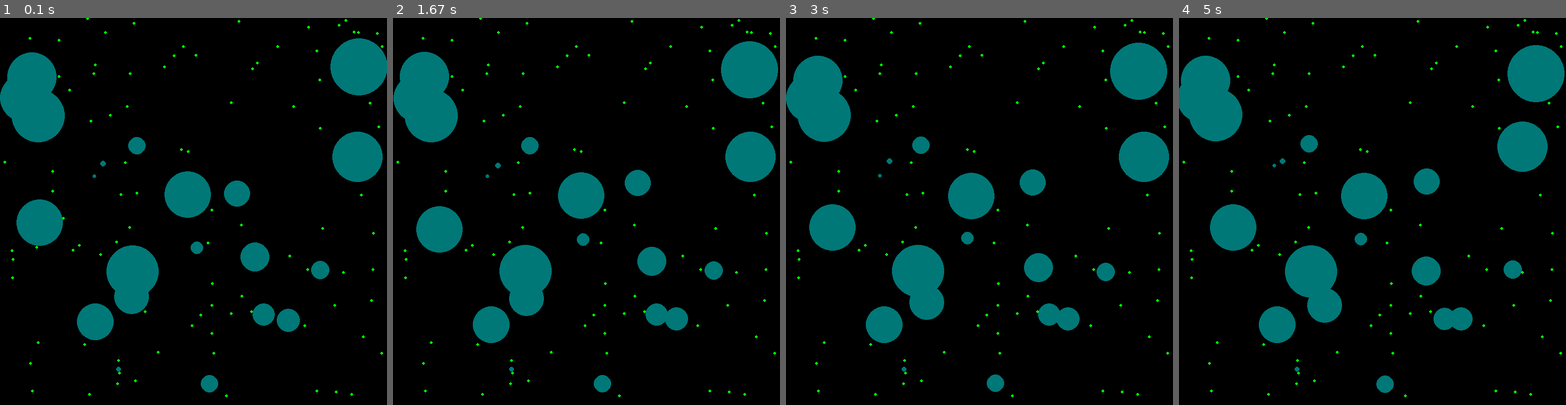
Above: before the commit, frames 1-4 (left to right).
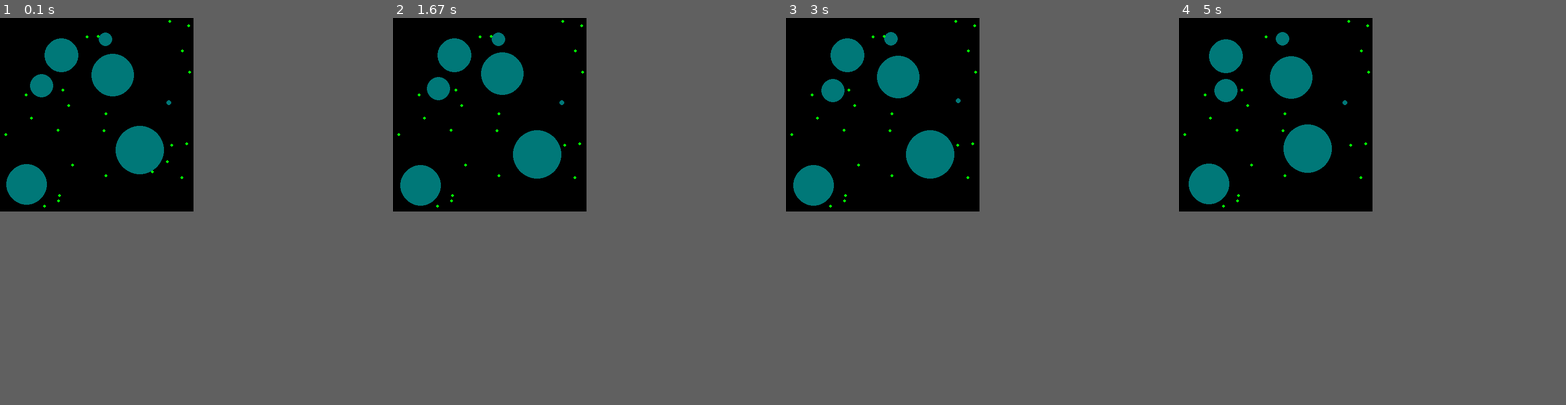
Above: after the commit, the same moments.

Repository: naranjujeli/programacion-sobre-redes-tp-4
Game: pygame game, started from main.py
The game is run twice, just before and just after one commit, with the same random seed, the same clock (stepped at 60 frames per second) and the same inputs.
Inputs:
- Up to frame 1 (0.1 s): no input
- Up to frame 2 (1.67 s): no input
- Up to frame 3 (3 s): no input
- Up to frame 4 (5 s): no input
In our replay, the window is 800x800 before the commit and 400x400 after it. These sizes can differ from the game's own. Grey fills any space a smaller window leaves; there, only what the larger window draws over its background counts as a difference.

The runs differ from the first frame. In frame 1, 16% of the frame differs, in the area x 0-100%, y 0-98%; in frame 2, 16%; in frame 3, 16%; in frame 4, 16%.

Commit message:
falta la funcion fitness de los cronopios

Diff:
--- a/cronopio.py
+++ b/cronopio.py
@@ -5,17 +5,21 @@
 
 class Cronopio:
 
-    def __init__(self, pos):
+    def __init__(self, window_size, a, b, t, frame):
 
         self.__id = uuid.uuid4()
         self.__inicial_life_duration = 10000
         self.__life = self.__inicial_life_duration
 
-        self.__pos = Vector(pos[0], pos[1])
+        self.__duration = 0
 
-        self.__a = self.__random_inicial_value()
-        self.__b = self.__random_inicial_value()
-        self.__t = randint(50, 60)
+        pos_x = randint(frame, window_size.x - frame)
+        pos_y = randint(frame, window_size.y - frame)
+        self.__pos = Vector(pos_x, pos_y)
+
+        self.__a = a
+        self.__b = b
+        self.__t = t
 
         self.__vel = self.__new_vel()
 
@@ -23,12 +27,21 @@
 
         self.__d = self.__get_diameter()
 
+        self.__alive = True
+
+    def __eq__(self, other):
+        return self.__id == other.id
+
     def fitness(self):
         pass
 
     def time(self, window_size):
 
         self.__life -= 1
+        self.__duration += 1
+        if self.__life == 0:
+            self.__alive = False
+            return
         self.__t_counter += 1
         if self.__t_counter % self.__t == 0:
             self.__t_counter = 0
@@ -87,8 +100,13 @@
 
         return d(y)*4
 
-    def __random_inicial_value(self):
-        return randint(-1, 1)
+    @property
+    def alive(self):
+        return self.__alive
+
+    @property
+    def duration(self):
+        return self.__duration
 
     @property
     def id(self):
--- a/main.py
+++ b/main.py
@@ -3,13 +3,18 @@
 
 def main():
 
-    width = 800
-    height = 800
-    food = 100
-    generation_size = 21
+    width = 400
+    height = 400
+    food = 30
+    generation_size = 7
 
     p = PygameSimulation(width, height, food, generation_size)
-    p.start()
+    final_generation = 15
+    counter = 0
+    while counter <= final_generation:
+        p.cicle()
+        counter += 1
+
 
 if __name__ == "__main__":
     main()
--- a/pygame_simulation.py
+++ b/pygame_simulation.py
@@ -11,10 +11,10 @@
         self.__window = self.__get_window(self.__size.get)
         pygame.display.set_caption("Simulacion Evolutiva")
 
-        self.__generations = []
         self.__running = False
+        self.__new_generation = []
 
-    def simulate(self, generation):
+    def simulate(self):
 
         pygame.init()
 
@@ -25,11 +25,11 @@
                 if event.type == pygame.QUIT:
                     self.__running = False
 
-            self.__update(generation)
+            if self.__update(self._current_generation): return self.__new_generation
 
-    def __update(self, generation):
-        if self.__update_cronopios(generation): return True
-        self.__update_window(generation)
+    def __update(self, generacion):
+        if self.__update_cronopios(generacion): return True
+        self.__update_window(generacion)
 
     def __update_cronopios(self, generation):
         for cronopio in generation:
@@ -38,12 +38,12 @@
                 if cronopio.able_to_eat(food):
                     cronopio.eat()
                     self._food.remove(food)
-            if cronopio.life <= 0:
-                if len(generation) < self._reproduction_pool_size:
-                    self._add_to_reproduction_pool(cronopio)
+            if not cronopio.alive:
+                self.__new_generation.append(cronopio)
                 generation.remove(cronopio)
             if len(generation) == 0:
-                self.__running = False
+                return True
+        return False
 
     def __update_window(self, generation):
         self.__window.fill((0, 0, 0))
--- a/simulation.py
+++ b/simulation.py
@@ -1,7 +1,8 @@
 from cronopio import Cronopio
-from random import randint
+from random import randint, choice
 from abc import ABC, abstractmethod
 from food import Food
+from vector import Vector
 
 
 class Simulation(ABC):
@@ -11,30 +12,54 @@
         self._width = width
         self._height = height
 
+        self.__size = Vector(self._width, self._height)
+
         self._generation_size = size
 
         self._frame = 15
 
-        self._inicial_cronopios = self.__get_incial_generation()
+        self._current_generation = self.__get_incial_generation()
 
         self._food = self._get_food(food_amount)
 
-        self._reproduction_pool_size = 7
-        self._reproduction_pool = []
+        self.__reproduction_pool_size = 7
 
-    def start(self):
+        self.__generation_number = 0
 
-        current_generation = self._inicial_cronopios
-        while True:
-            self.simulate(current_generation)
-            current_generation = self.generate()
+    def cicle(self):
+        self.__generation_number += 1
+
+        dead_generation = self.simulate()
+        self._current_generation = self.generate(dead_generation)
+
+    def generate(self, generacion):
+
+        new_generation = []
+        winners = self.__get_best(generacion)
+        while len(new_generation) <= self._generation_size:
+            parent1 = choice(winners)
+            parent2 = choice(winners)
+            new_a = (parent1.a + parent2.a)/2
+            new_b = (parent1.b + parent2.b)/2
+            new_t = (parent1.t + parent2.t)/2
+
+            new_cronopio = Cronopio(self.__size, new_a, new_b, new_t, self._frame)
+            new_generation.append(new_cronopio)
+        return new_generation
+
+    def __get_best(self, pool):
+
+        result = sorted(pool, reverse=True, key=lambda x: x.fitness())
+        return result[:self.__reproduction_pool_size]
+
 
     def __get_incial_generation(self):
         result = []
         for _ in range(self._generation_size):
-            pos_x = randint(self._frame, self._width - self._frame)
-            pos_y = randint(self._frame, self._height - self._frame)
-            new_cronopio = Cronopio([pos_x, pos_y])
+            a = randint(-1, 1)
+            b = randint(-1, 1)
+            t = randint(50, 60)
+            new_cronopio = Cronopio(self.__size, a, b, t, self._frame)
             result.append(new_cronopio)
         return result
 
@@ -49,12 +74,6 @@
 
     @abstractmethod
     def simulate(self, generation):
-        pass
-
-    def evaluate(self):
-        pass
-
-    def generate(self):
         pass
 
     def _add_to_reproduction_pool(self, cronopio):
